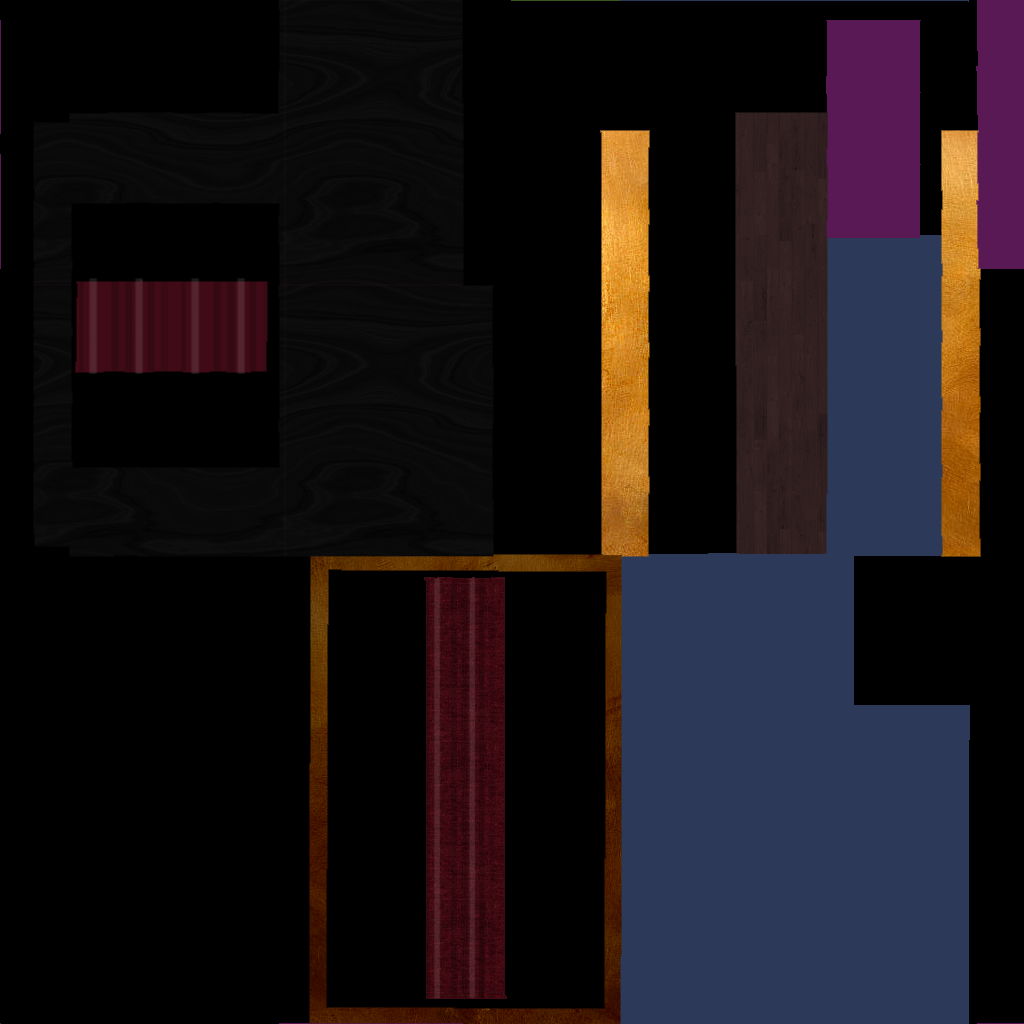
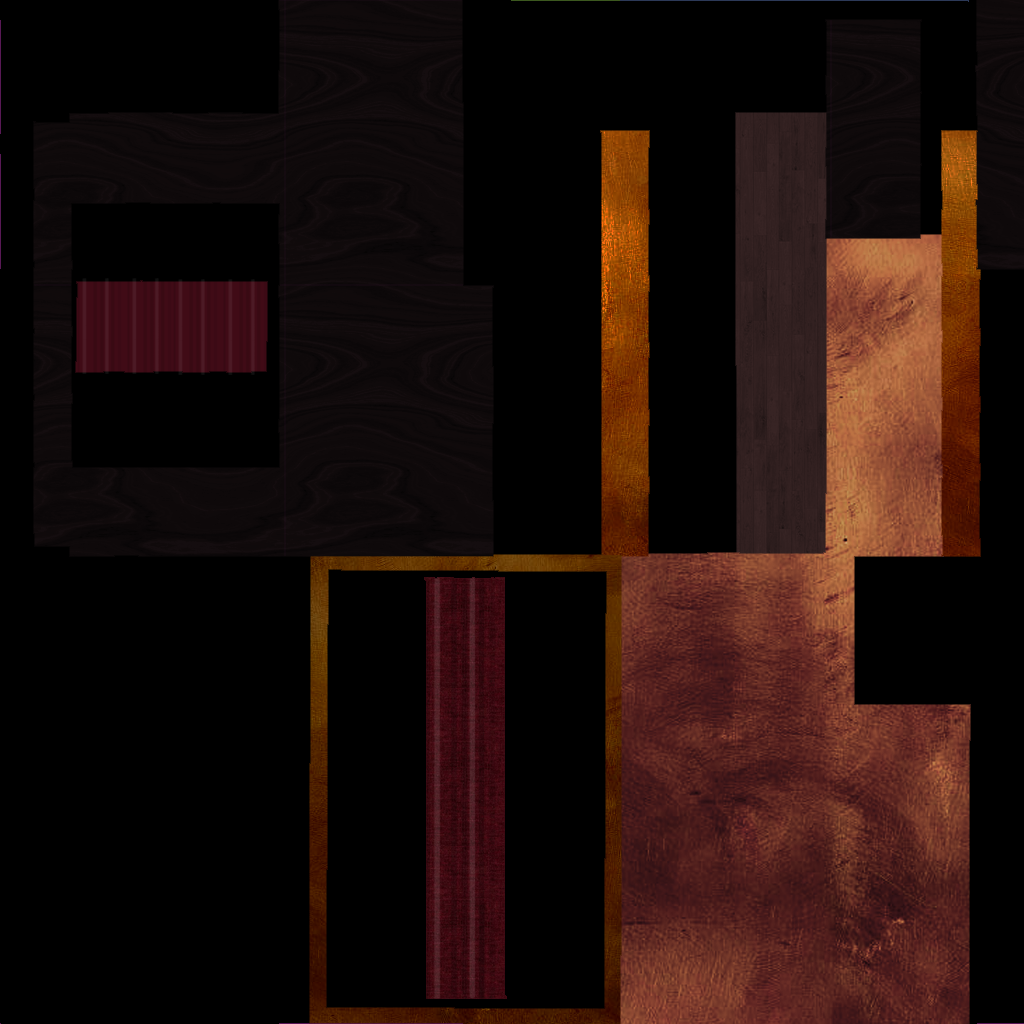
Layered file, before and after one edit (1024px x 1024px). Changes by layer:
added layer "Layer 12" above "Layer 4" over [825, 0, 1024, 270]
painted on "Layer 4" over [33, 0, 494, 557]
moved "Layer 11" above "Layer 13", painted on it over [600, 130, 981, 557]
renamed "Layer 10" to "Layer 13", painted on it over [600, 130, 971, 1024]
painted on "Layer 7 copy 2" over [173, 278, 267, 375]
painted on "Layer 7 copy" over [77, 278, 171, 374]
